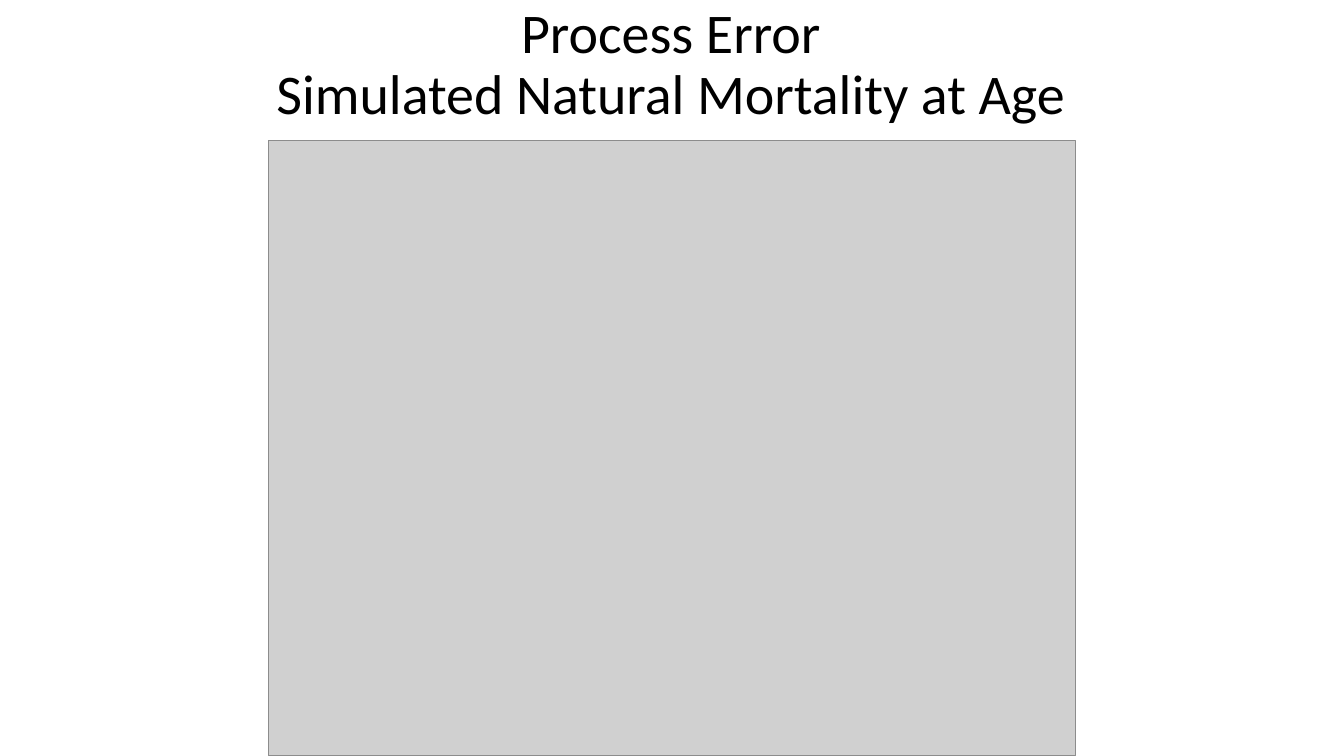
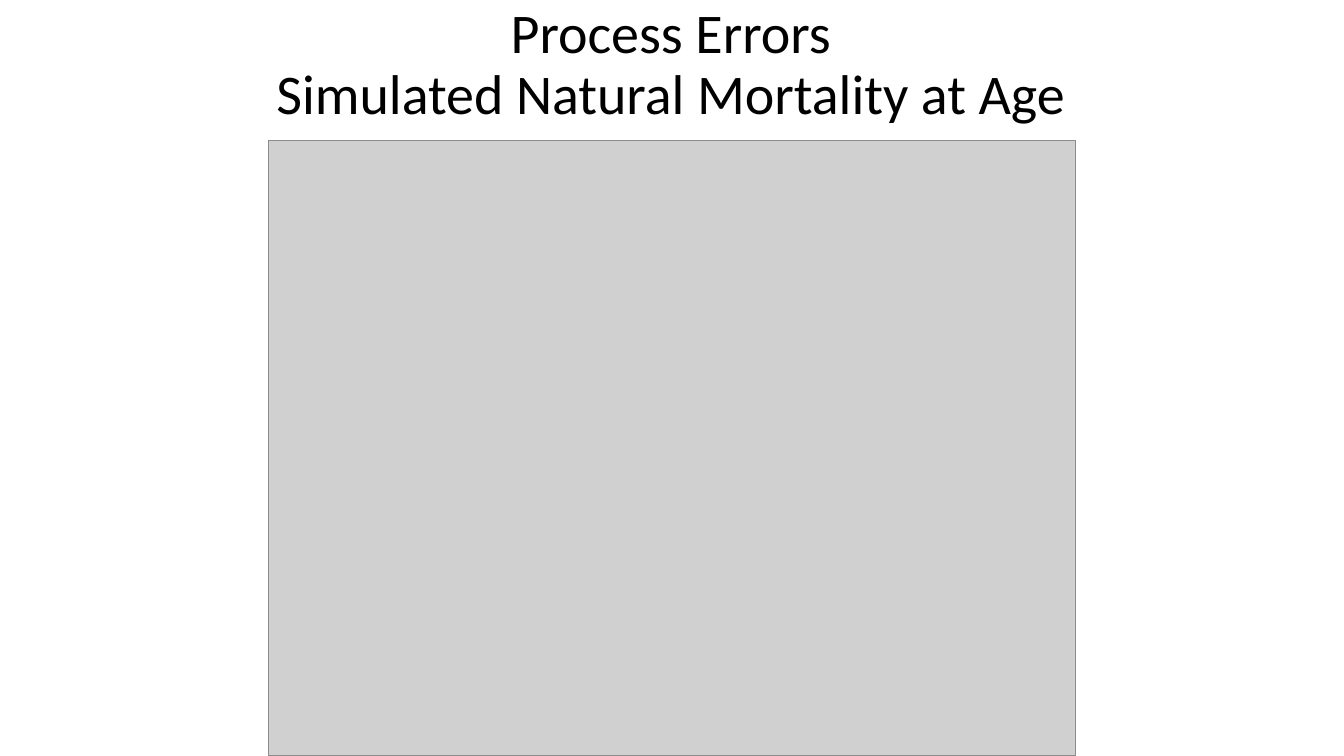
Before and after one commit to PIFSCstockassessments/2024-WCNPO-MLS-Rebuilding, a slide deck: slide 16 of 2025-MLS-projections/2025 MLS projections for CMM 24-06.pptx (slide 15 before the commit). Drawn at 1344x756 pixels with LibreOffice and Linux fonts; fonts in the diff are those of the drawing; grey boxes stand for pictures. Boxes give left, top, right and bottom in pixels: in the first picture for what was removed or moved away, otherwise in the second. Text is boxed around its words. In the diff, an @@ line names an element or a change of style, - is before the commit and + after.

Commit message:
Update CMM 2024-06 presentation

```diff
--- a/2025-MLS-projections/2025 MLS projections for CMM 24-06.pptx
+++ b/2025-MLS-projections/2025 MLS projections for CMM 24-06.pptx
@@ title at (x1=276, y1=17, x2=1065, y2=124): text changed @@
-Process Error
-Simulated Natural Mortality at Age
+Process Errors
+Simulated Natural Mortality at Age
```
Also in this commit, not shown: 2 other slides changed, 2 slides added.
